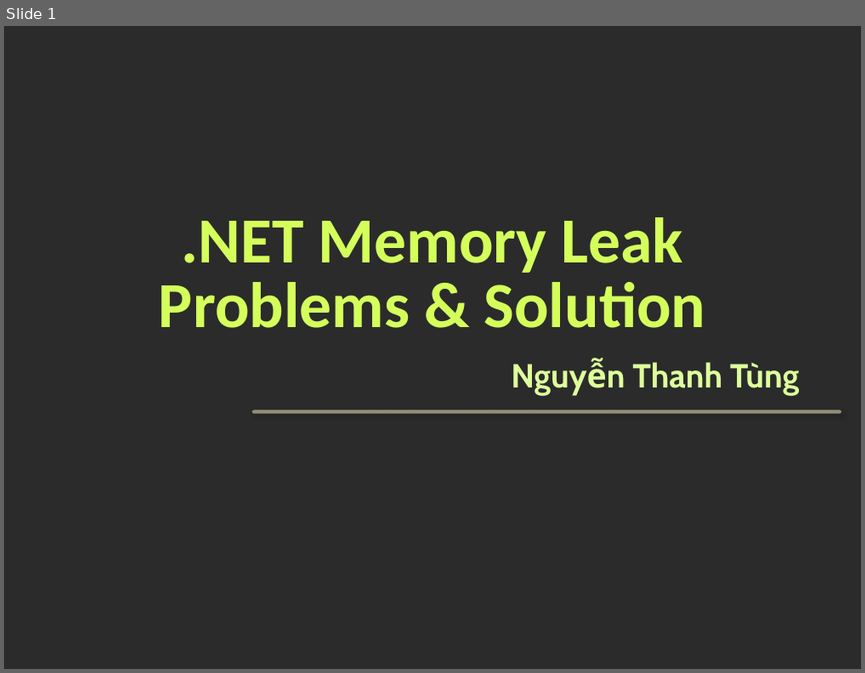
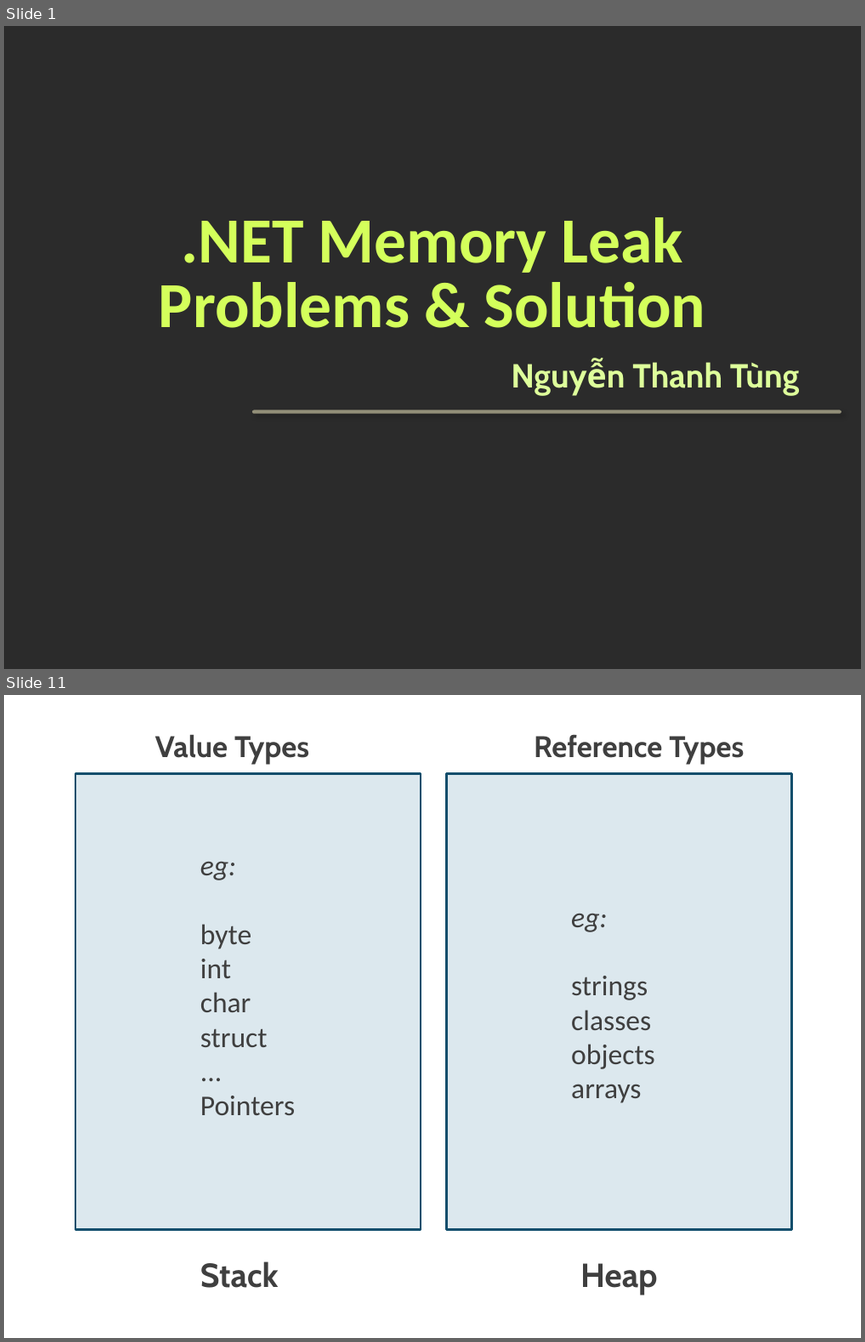
Before and after one commit to tungnt185/MemoryLeak, a slide deck: Memory Leak in .NET.pptx. Shown one above the other, each under a label of ours: slide 1 before the commit, slides 1 and 11 after it; the slides between them are not shown. The pictures are 865x673 and 865x1342 pixels, drawn with LibreOffice and Linux fonts; fonts in the diff are those of the drawing; background and template pictures are left out; a plain dark background stands for a picture behind light text. Boxes give left, top, right and bottom in pixels: in the first picture for what was removed or moved away, otherwise in the second. Text is boxed around its words. In the diff, an @@ line names an element or a change of style, - is before the commit and + after.

```diff
--- a/Memory Leak in .NET.pptx
+++ b/Memory Leak in .NET.pptx
@@ slide 11 added at box(4, 695, 861, 1338), background picture (left out) @@
@@ text added at box(155, 734, 309, 765), 25 pt, text #3F3F3F, bold @@
+Value Types
@@ text added at box(534, 734, 744, 765), 25 pt, text #3F3F3F, bold @@
+Reference Types
@@ rectangle added at box(75, 774, 420, 1230), fill #186A93 at 15% opacity, outline #124E6D 2 pt, 24 pt, text #3F3F3F @@
+eg:
+byte
+int
+char
+struct
+...
+Pointers
@@ rectangle added at box(446, 774, 791, 1230), fill #186A93 at 15% opacity, outline #124E6D 2 pt, 24 pt, text #3F3F3F @@
+eg:
+strings
+classes
+objects
+arrays
@@ text added at box(200, 1261, 279, 1287), 28 pt, text #3F3F3F, bold @@
+Stack
@@ text added at box(580, 1263, 657, 1294), 28 pt, text #3F3F3F, bold @@
+Heap
```
Also in this commit, not shown: 2 slides changed, 39 other slides added, 29 slides removed.
